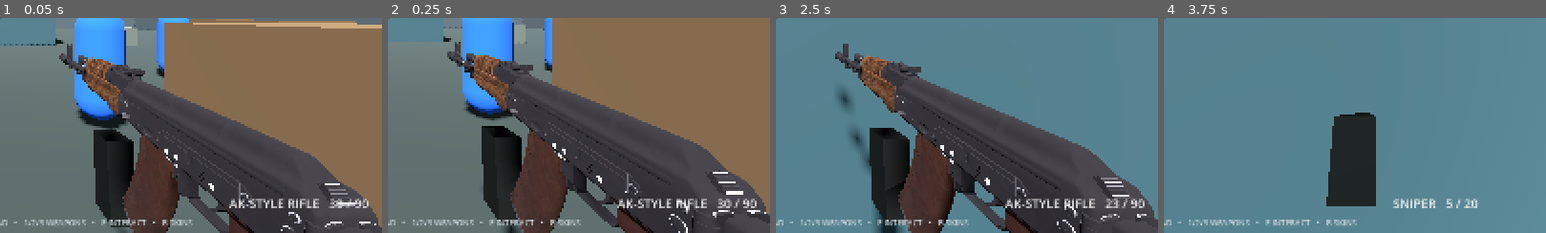
Above: before the commit, frames 1-4 (left to right).
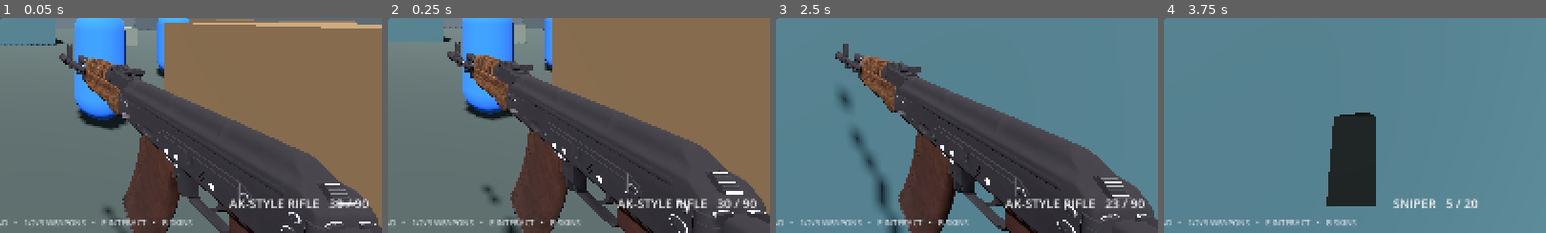
Above: after the commit, the same moments.

Repository: a89526425040-creator/ks2
Game: Godot game, scene res://Main.tscn
Same seed, same stepped clock (60 frames per second), same inputs: the game is played once before the commit and once after it.
Inputs (mouse positions are % of the whole screen's width and height, from its top left):
- Up to frame 1 (0.05 s): no input
- Up to frame 2 (0.25 s): no input
- Up to frame 3 (2.5 s): tap Enter at 0.5 s; move the mouse to (55, 50) at 0.52 s; press the mouse at (55, 50) at 0.53 s; hold W (move_forward) from 0.53 s (still down); tap Space (jump) at 0.77, 1.52 s; move the mouse to (45, 50) at 1.27 s; release the mouse at (45, 50) at 1.28 s; tap E (interact) at 1.35 s; move the mouse to (52, 48) at 2.02 s; hold 1 (weapon_1) from 2.03 s (still down)
- Up to frame 4 (3.75 s): keep holding W (move_forward); move the mouse to (49, 52) at 2.77 s; release 1 (weapon_1) at 2.78 s; tap 2 (weapon_2) at 2.85 s; tap Space (jump) at 3.02 s; move the mouse to (57, 51) at 3.52 s; hold 3 (weapon_3) from 3.53 s (still down)
The pictures show only the part of the screen within x 50-100%, y 50-100%; the shares and areas given below are measured in that part.

The runs differ from the first frame. In frame 1, 3.7% of the frame differs, in the area x 24-35%, y 52-98%; in frame 2, 3.7%; in frame 3, 4.0%, in the area x 24-35%, y 51-100%; in frame 4, nothing differs.

Commit message:
Remove duplicate idle magazine from AKS-74 viewmodel

Diff:
--- a/main.gd
+++ b/main.gd
@@ -376,7 +376,7 @@
 	reload_magazine.position = reload_magazine_home
 	reload_magazine.rotation_degrees = Vector3(-8, 0, 0)
 	weapon_view.add_child(reload_magazine)
-	reload_magazine.visible = is_instance_valid(imported_weapon)
+	reload_magazine.visible = false
 
 func _spawn_dropped_magazine() -> void:
 	if not is_instance_valid(reload_magazine) or not is_instance_valid(camera):
@@ -775,6 +775,8 @@
 			if is_instance_valid(weapon_magazine):
 				weapon_magazine.position.y = -0.18 - 0.28 * magazine_out
 			if is_instance_valid(imported_magazine):
+				# Use the animated reload proxy only during the reload; hide the FBX magazine to avoid a duplicate.
+				imported_magazine.visible = false
 				imported_magazine.position = imported_magazine_home + Vector3(0.0, -0.24 * magazine_out, 0.0)
 			var rack := clampf((progress - 0.76) / 0.10, 0.0, 1.0) * (1.0 - clampf((progress - 0.90) / 0.06, 0.0, 1.0))
 			if is_instance_valid(weapon_bolt):
@@ -786,11 +788,14 @@
 				weapon_magazine.position = Vector3(0, -0.18, -0.12)
 			if is_instance_valid(reload_magazine):
 				reload_magazine.position = reload_magazine_home
-				reload_magazine.visible = is_instance_valid(imported_weapon)
+				reload_magazine.visible = false
+			if is_instance_valid(imported_magazine):
+				imported_magazine.visible = true
 			if is_instance_valid(weapon_bolt):
 				weapon_bolt.position.z = -0.23
 			if is_instance_valid(imported_magazine):
 				imported_magazine.position = imported_magazine_home
+				imported_magazine.visible = true
 			if is_instance_valid(imported_bolt):
 				imported_bolt.position = imported_bolt_home
 	if is_instance_valid(muzzle_flash):
